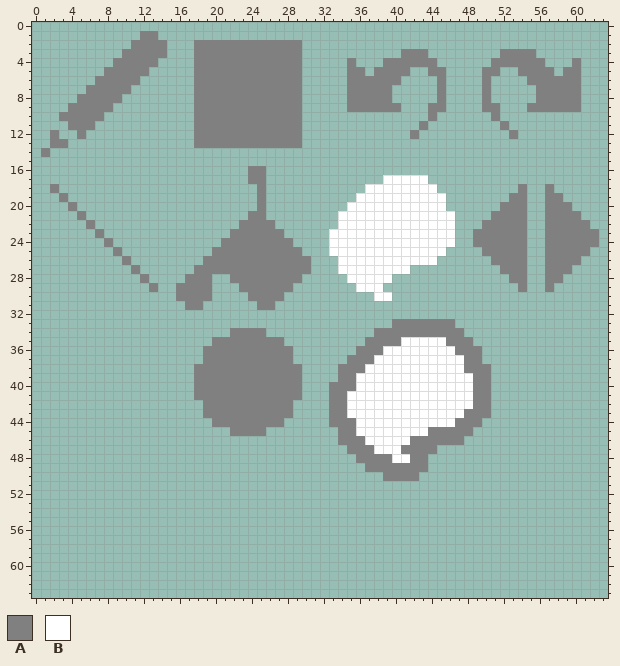
Edited in one commit: pixel-art sprite (Assets/tool_icon.png). Above: the version before the commit.
The file is 64x64 pixels.
Palette (. is transparent): A #808080  B #ffffff
Pixels before (only the part around the change), first column x 0:
19 ...A....................
20 ....A...................
21 .....A..................
22 ......A................A
23 .......A..............AA
24 ........A............AAA
25 .........A..........AAAA
26 ..........A........AAAAA
27 ...........A......AAAAAA
28 ............A....AAA..AA
29 .............A..AAAA...A
30 ................AAAA....
31 .................AA.....
32 ........................
33 ........................
34 ......................AA
35 ....................AAAA
36 ...................AAAAA
37 ...................AAAAA
38 ..................AAAAAA
39 ..................AAAAAA
40 ..................AAAAAA
41 ..................AAAAAA
42 ...................AAAAA
43 ...................AAAAA
44 ....................AAAA
45 ......................AA
46 ........................
47 ........................
48 ........................
49 ........................
50 ........................
51 ........................
52 ........................
53 ........................
54 ........................
55 ........................
56 ........................
57 ........................
58 ........................
59 ........................
60 ........................
61 ........................
After the commit:
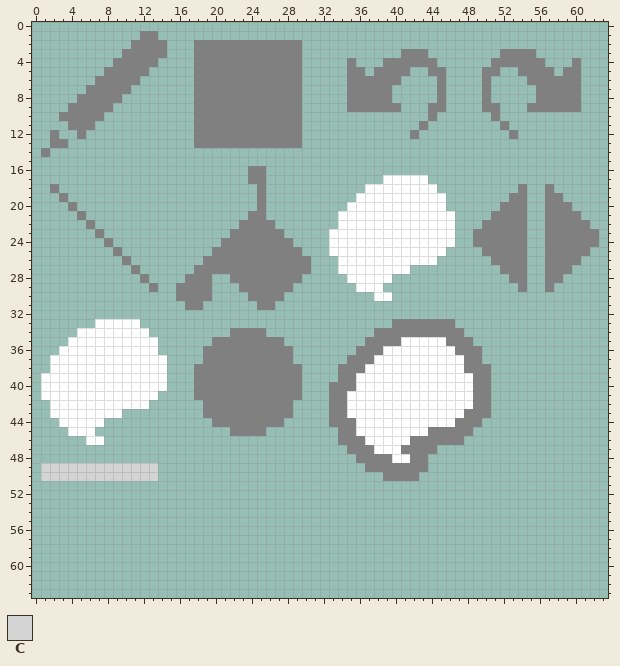
Colours new in this view: C #d4d4d4
Diff:
{"y":33,"x":7,"old":".....","new":"BBBBB"}
{"y":34,"x":5,"old":"........","new":"BBBBBBBB"}
{"y":35,"x":4,"old":"..........","new":"BBBBBBBBBB"}
{"y":36,"x":3,"old":"...........","new":"BBBBBBBBBBB"}
{"y":37,"x":2,"old":".............","new":"BBBBBBBBBBBBB"}
{"y":38,"x":2,"old":".............","new":"BBBBBBBBBBBBB"}
{"y":39,"x":1,"old":"..............","new":"BBBBBBBBBBBBBB"}
{"y":40,"x":1,"old":"..............","new":"BBBBBBBBBBBBBB"}
{"y":41,"x":1,"old":".............","new":"BBBBBBBBBBBBB"}
{"y":42,"x":2,"old":"...........","new":"BBBBBBBBBBB"}
{"y":43,"x":2,"old":"........","new":"BBBBBBBB"}
{"y":44,"x":3,"old":".....","new":"BBBBB"}
{"y":45,"x":4,"old":"...","new":"BBB"}
{"y":46,"x":6,"old":"..","new":"BB"}
{"y":49,"x":1,"old":".............","new":"CCCCCCCCCCCCC"}
{"y":50,"x":1,"old":".............","new":"CCCCCCCCCCCCC"}
{"label":"added","picture_box":[41,319,167,481]}
